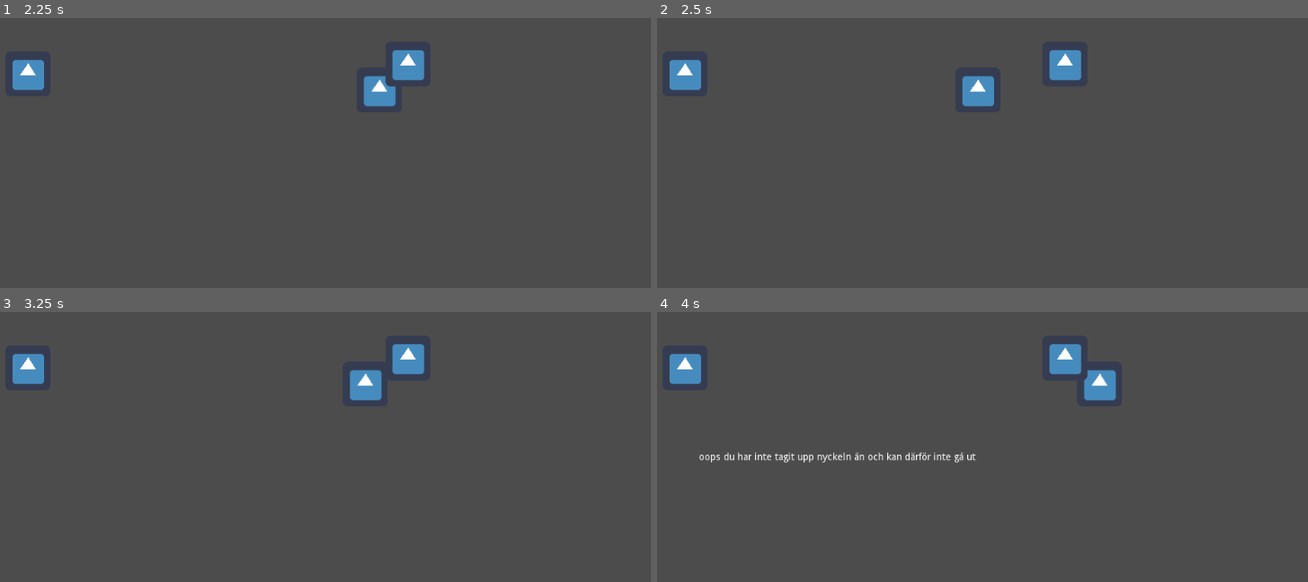
Above: before the commit, frames 1-4 (two rows, left to right).
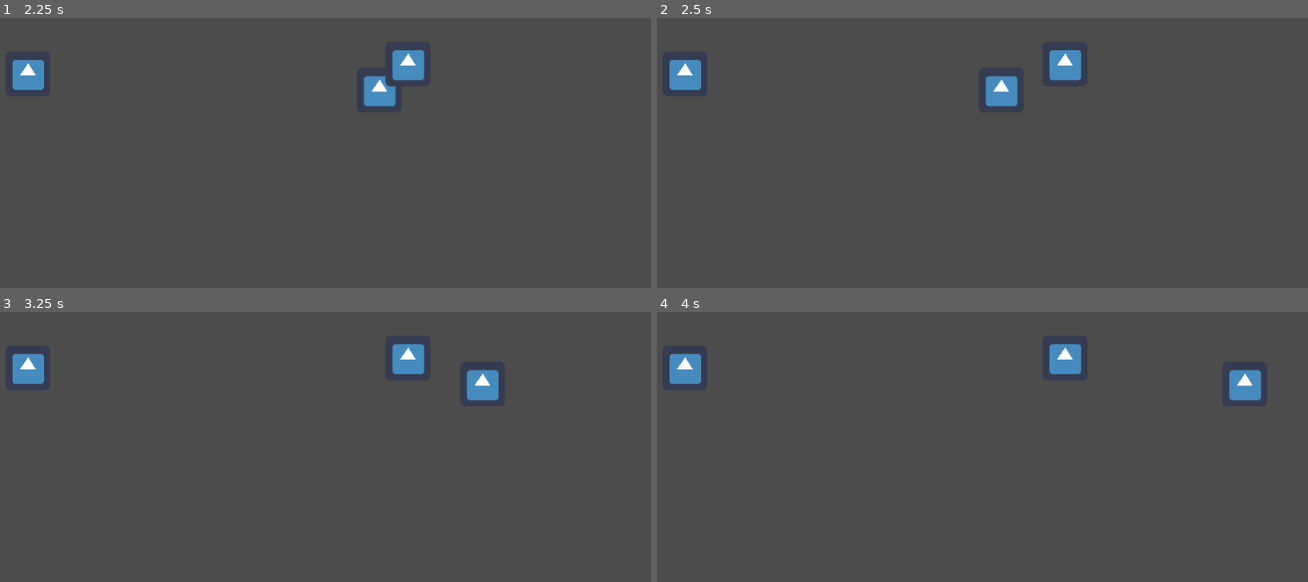
Above: after the commit, the same moments.

Repository: h19BeMa/Dream
Game: Godot game, scene res://Main.tscn
Same seed, same stepped clock (60 frames per second), same inputs: the game is played once before the commit and once after it. The engine's default icon, where the game draws it, is replaced by a stand-in: a white triangle on a blue panel in a dark square.
Inputs:
- Up to frame 1 (2.25 s): tap Enter (ui_accept) at 0.5, 0.77, 1.52, 2 s; hold J (dash, bound only after the commit) 0.53-1.28 s; hold Right (ui_right) 0.53-2.03 s; tap Ctrl (ctrl, bound only before the commit) at 0.6 s; tap J (dash, bound only after the commit) at 1.35 s; tap K (slash, bound only after the commit) at 1.55 s; hold Left (ui_left) from 2.03 s (still down); hold K (slash, bound only after the commit) from 2.03 s (still down)
- Up to frame 2 (2.5 s): keep holding Left (ui_left); keep holding K (slash, bound only after the commit); tap Ctrl (ctrl, bound only before the commit) at 2.3 s
- Up to frame 3 (3.25 s): release Left (ui_left) at 2.78 s; release K (slash, bound only after the commit) at 2.78 s; hold Right (ui_right) from 2.78 s (still down); tap Ctrl (ctrl, bound only before the commit) at 2.85 s; tap Enter (ui_accept) at 3.02 s; tap J (dash, bound only after the commit) at 3.05 s
- Up to frame 4 (4 s): keep holding Right (ui_right); hold J (dash, bound only after the commit) from 3.53 s (still down); tap Enter (ui_accept) at 3.77 s; tap K (slash, bound only after the commit) at 3.8 s

Frame 1 is identical in both runs. In frame 2, 0.8% of the frame differs, in the area x 46-56%, y 21-33%; in frame 3, 1.1%; in frame 4, 1.7%, in the area x 6-93%, y 21-56%.

Commit message:
fixade cooldownen

Diff:
--- a/KinematicBody2D.gd
+++ b/KinematicBody2D.gd
@@ -6,8 +6,9 @@
 const JUMP = -250
 const FLOOR = Vector2(0, -1)
 
+var hp = 200
 var cooldown = false
-var DASH = 2000
+var DASH = 10000
 var SPEED = 200
 var on_ground = false
 var dashed = true
@@ -22,19 +23,22 @@
 
 func _process(delta):
 
+	if Input.is_action_pressed("slash"):
+		pass
+
 	if Input.is_action_pressed("ui_right"):
 		velocity.x = SPEED
-		if on_ground == true:
-			if Input.is_action_just_pressed("ctrl"):
+		if cooldown == true:
+			if Input.is_action_just_pressed("dash"):
 				velocity.x = SPEED + DASH
-				dashed = true
+				cooldown = false
 
 	elif Input.is_action_pressed("ui_left"):
 		velocity.x = -SPEED
-		if on_ground == true:
-			if Input.is_action_just_pressed("ctrl"):
+		if cooldown == true:
+			if Input.is_action_pressed("dash"):
 				velocity.x = -SPEED + -DASH
-				dashed = true
+				cooldown = false
 
 	else:
 		velocity.x = 0
@@ -73,7 +77,4 @@
 	entered_door = false
 
 func _on_Timer_timeout():
-	cooldown == true
-	if dashed == true:
-		#reset
-		pass
+	cooldown = true
--- a/player.tscn
+++ b/player.tscn
@@ -16,6 +16,6 @@
 texture = ExtResource( 1 )
 
 [node name="dash_cooldown" type="Timer" parent="CollisionShape2D"]
-wait_time = 5.0
-one_shot = true
+wait_time = 2.0
+autostart = true
 [connection signal="timeout" from="CollisionShape2D/dash_cooldown" to="." method="_on_Timer_timeout"]
--- a/project.godot
+++ b/project.godot
@@ -39,9 +39,19 @@
 , Object(InputEventKey,"resource_local_to_scene":false,"resource_name":"","device":0,"alt":false,"shift":false,"control":false,"meta":false,"command":false,"pressed":false,"scancode":88,"unicode":0,"echo":false,"script":null)
  ]
 }
-ctrl={
+dash={
 "deadzone": 0.5,
-"events": [ Object(InputEventKey,"resource_local_to_scene":false,"resource_name":"","device":0,"alt":false,"shift":false,"control":false,"meta":false,"command":false,"pressed":false,"scancode":16777238,"unicode":0,"echo":false,"script":null)
+"events": [ Object(InputEventKey,"resource_local_to_scene":false,"resource_name":"","device":0,"alt":false,"shift":false,"control":false,"meta":false,"command":false,"pressed":false,"scancode":74,"unicode":0,"echo":false,"script":null)
+ ]
+}
+slash={
+"deadzone": 0.5,
+"events": [ Object(InputEventKey,"resource_local_to_scene":false,"resource_name":"","device":0,"alt":false,"shift":false,"control":false,"meta":false,"command":false,"pressed":false,"scancode":75,"unicode":0,"echo":false,"script":null)
+ ]
+}
+block={
+"deadzone": 0.5,
+"events": [ Object(InputEventKey,"resource_local_to_scene":false,"resource_name":"","device":0,"alt":false,"shift":false,"control":false,"meta":false,"command":false,"pressed":false,"scancode":76,"unicode":0,"echo":false,"script":null)
  ]
 }
 
